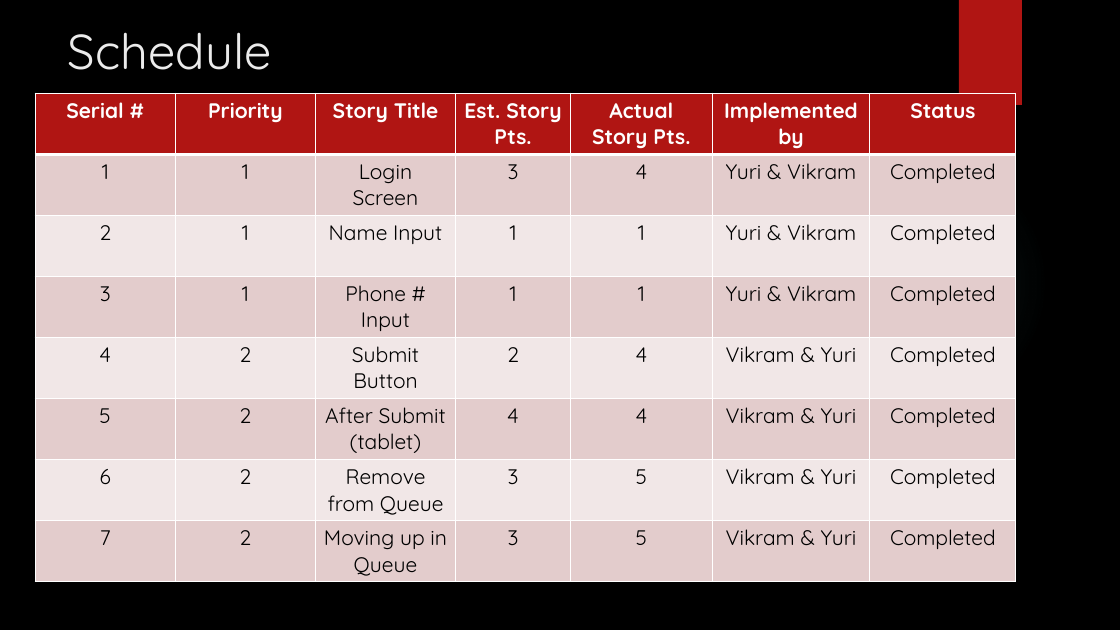
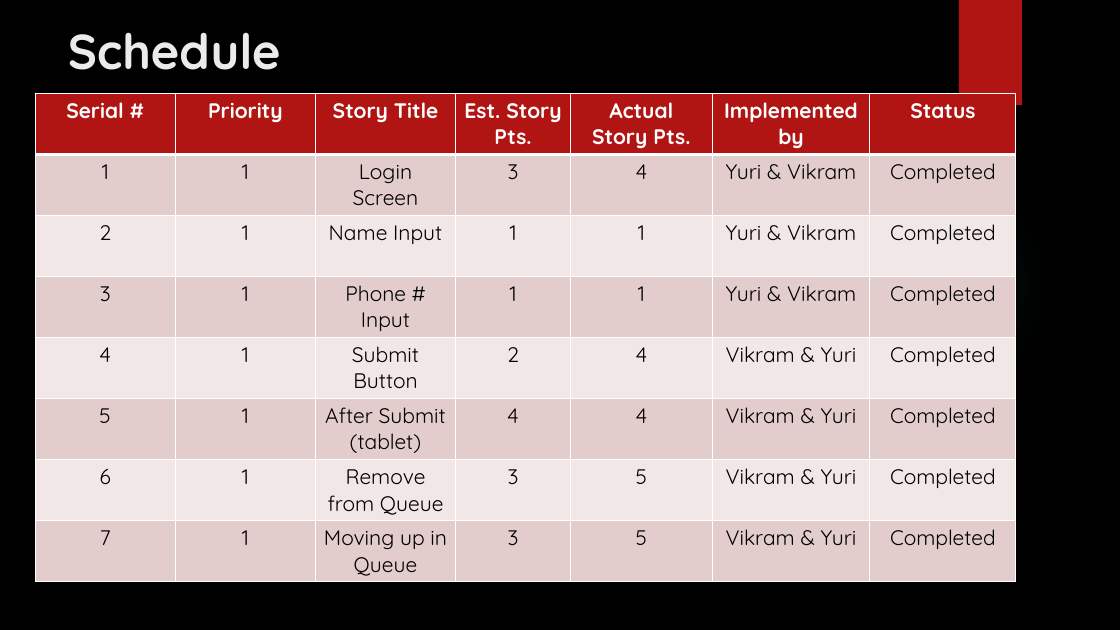
Before and after one commit to Khechoyan-Yuri/SWEII-Final, a slide deck: slide 5 of CustomerQueue.pptx. Drawn at 1120x630 pixels with LibreOffice and Linux fonts; fonts in the diff are those of the drawing; background and template pictures are left out. Boxes give left, top, right and bottom in pixels: in the first picture for what was removed or moved away, otherwise in the second. Text is boxed around its words. In the diff, an @@ line names an element or a change of style, - is before the commit and + after.

```diff
--- a/CustomerQueue.pptx
+++ b/CustomerQueue.pptx
@@ title "Schedule" at (68,32,281,70): bold on @@
@@ table at (35,93,1017,614) @@
-row 5, column 2: 2
+row 5, column 2: 1
-row 6, column 2: 2
+row 6, column 2: 1
-row 7, column 2: 2
+row 7, column 2: 1
-row 8, column 2: 2
+row 8, column 2: 1
```
Also in this commit, not shown: 5 other slides changed, 1 other file.
